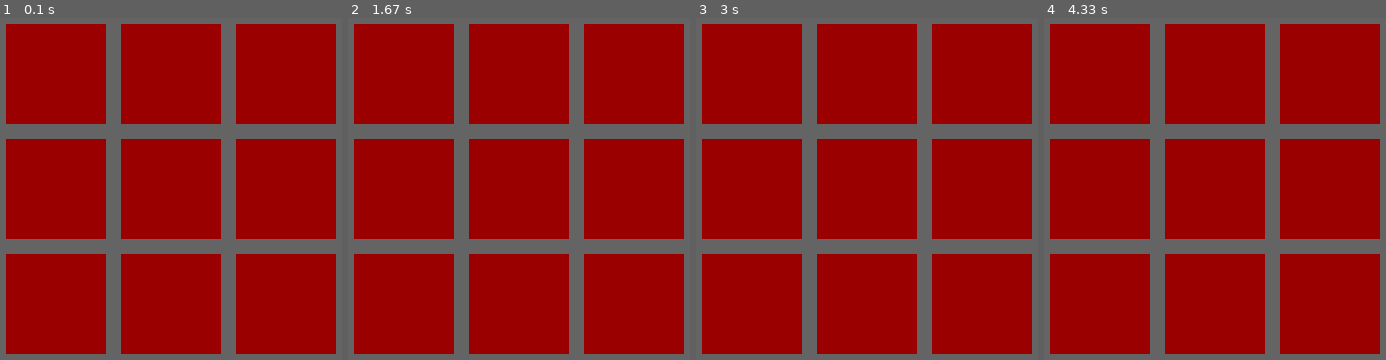
Above: before the commit, frames 1-4 (left to right).
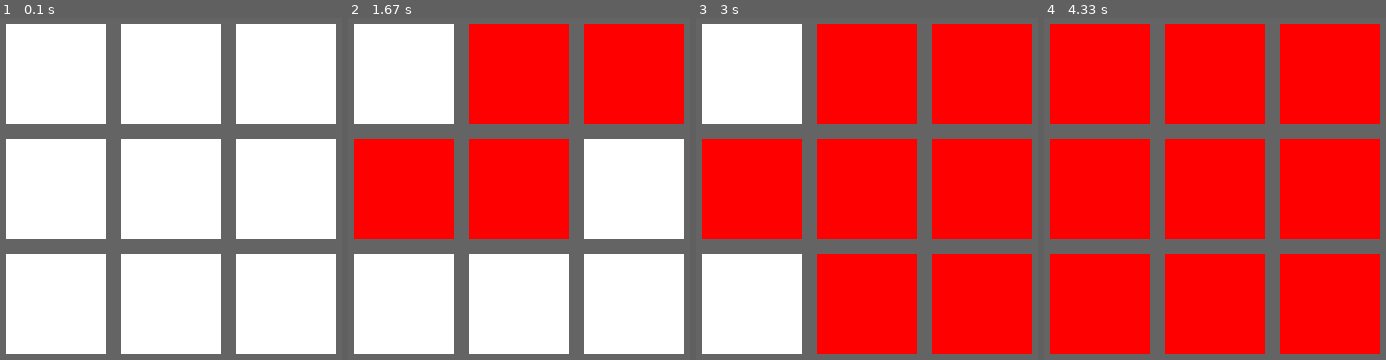
Above: after the commit, the same moments.

Repository: Roman-Blokhin/Python
Game: pygame game, started from my_code/tic_tac_toe/index.py
Same seed, same stepped clock (60 frames per second), same inputs: the game is played once before the commit and once after it.
Inputs (mouse positions are in pixels of both pictures, inside the frame that each line leads up to):
- Up to frame 1 (0.1 s): no input
- Up to frame 2 (1.67 s): click (519, 189) at 0.38 s; click (433, 192) at 0.72 s; click (570, 62) at 1.05 s; click (525, 69) at 1.38 s
- Up to frame 3 (3 s): click (849, 281) at 1.75 s; click (959, 243) at 2.22 s; click (959, 158) at 2.55 s
- Up to frame 4 (4.33 s): click (1108, 120) at 3.22 s; click (1129, 250) at 3.55 s

The runs differ from the first frame. In frame 1, 77% of the frame differs, in the area x 1-99%, y 1-99%; in frame 2, 77%; in frame 3, 77%; in frame 4, 77%.

Commit message:
5. Pygame. Крестики-нолики. Внес дополнительные корректировки и комментарии

Diff:
--- a/my_code/tic_tac_toe/index.py
+++ b/my_code/tic_tac_toe/index.py
@@ -7,7 +7,7 @@
 # ------------------------------------------ VARIABLES ------------------------------------------
 
 FRAME_COLOR = (100, 100, 100)
-RED = (155, 0, 0)
+RED = (255, 0, 0)
 GREEN = (0, 155, 0)
 BLUE = (0, 0, 155)
 BLACK = (0, 0, 0)
@@ -44,6 +44,11 @@
             # 4. получение координат нажатия на экране игры
             x_mouse, y_mouse = pygame.mouse.get_pos()
             print(x_mouse, y_mouse)
+            # 5. определяем, на какой квадрат мы нажали
+            col = x_mouse // (block_size + margin)
+            row = y_mouse // (block_size + margin)
+            # 6. присваиваем этому квадрату значение
+            mas[row][col] = 'x'
 
 
     clock.tick(FPS)
@@ -52,9 +57,14 @@
     # 1. прописали цикл вывода квадратов игрового поля
     for row in range(count_block):
         for col in range(count_block):
+            # 7. используем значение квадрата для определения цвета при нажатии
+            if mas[row][col] == 'x':
+                color = RED
+            else:
+                color = WHITE
 
             x = col * block_size + margin * (col + 1)
             y = row * block_size + margin * (row + 1)
-            pygame.draw.rect(screen, RED, (x, y, block_size, block_size))
+            pygame.draw.rect(screen, color, (x, y, block_size, block_size))
 
     pygame.display.update()
